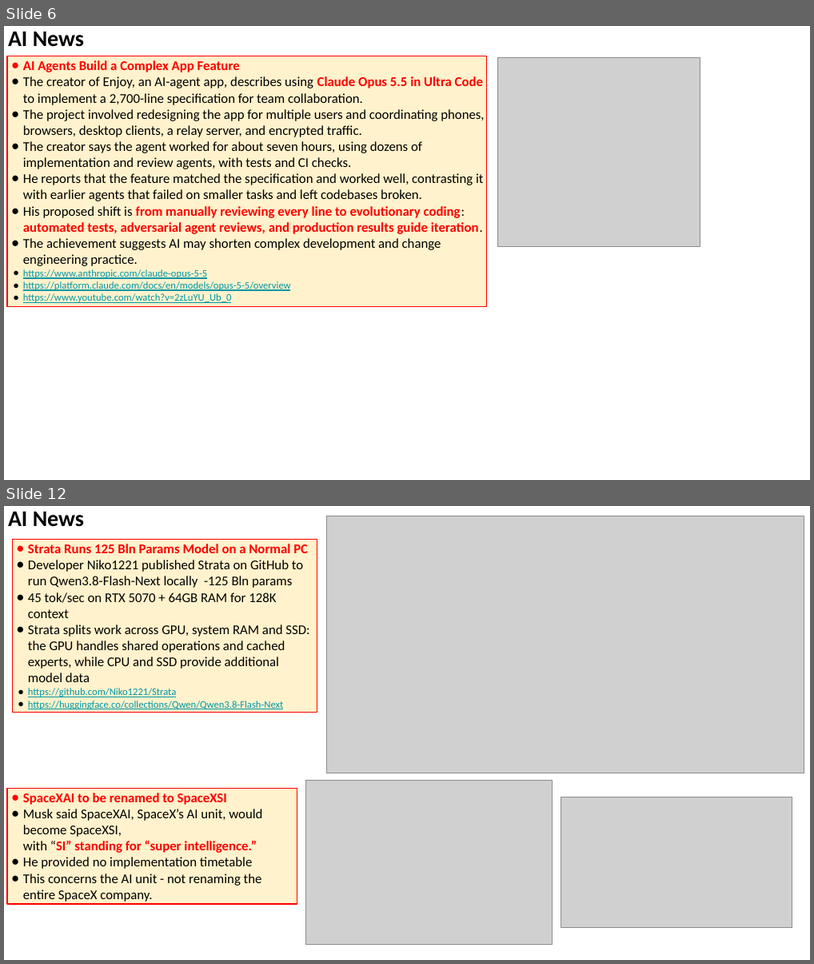
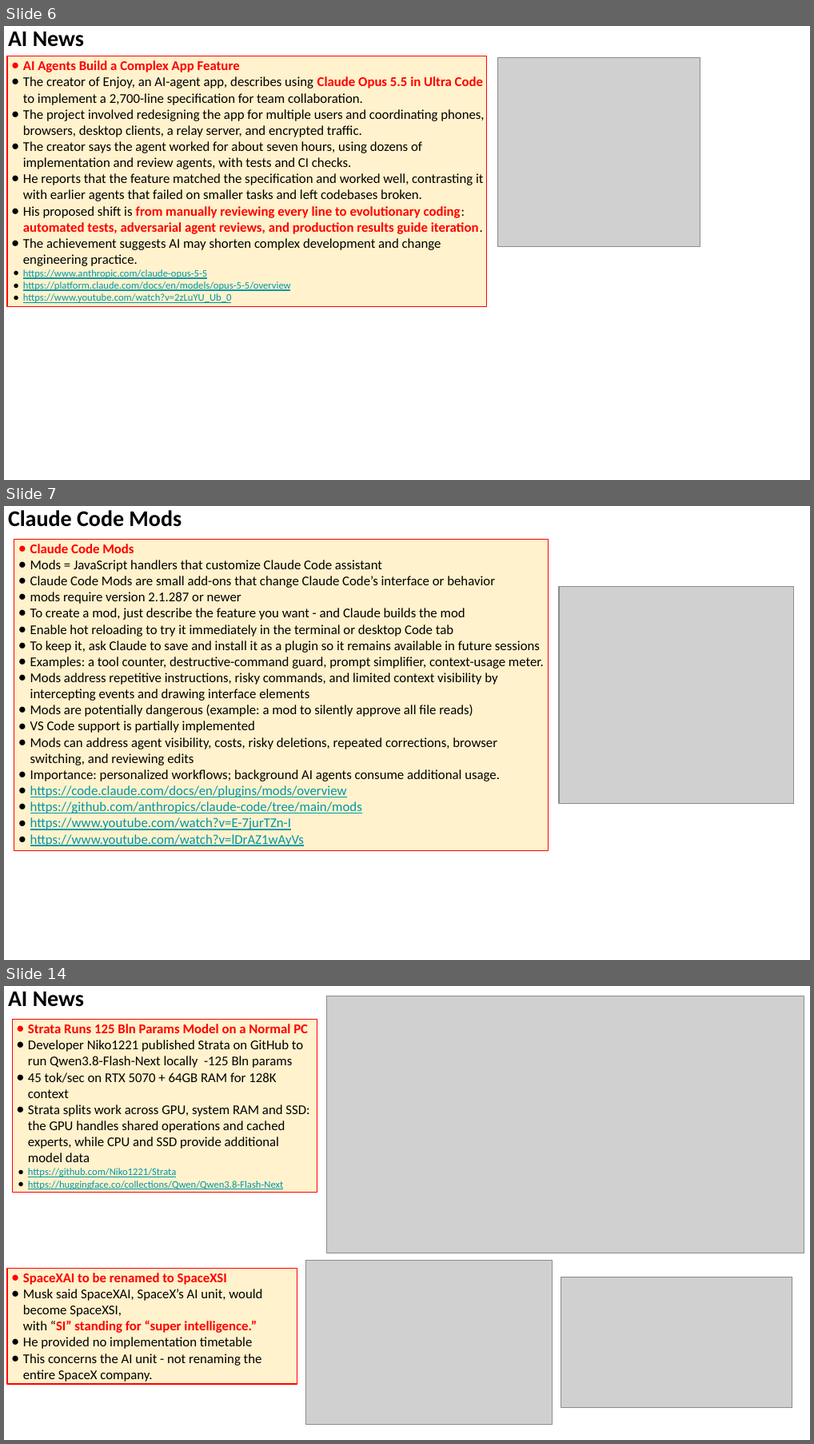
Before and after one commit to lselector/seminar, a slide deck: 2026/2026-10-09-AI-News.pptx. Shown one above the other, each under a label of ours: slides 6 and 12 before the commit, slides 6, 7 and 14 after it; the slides between them are not shown. The pictures are 814x964 and 814x1444 pixels, drawn with LibreOffice and Linux fonts; fonts in the diff are those of the drawing; grey boxes stand for pictures. Boxes give left, top, right and bottom in pixels: in the first picture for what was removed or moved away, otherwise in the second. Text is boxed around its words. In the diff, an @@ line names an element or a change of style, - is before the commit and + after.

```diff
--- a/2026/2026-10-09-AI-News.pptx
+++ b/2026/2026-10-09-AI-News.pptx
@@ slide 7 added at [4, 506, 810, 960], background #FFFFFF @@
@@ text added at [8, 510, 182, 527], 20 pt, text #000000, bold @@
+Claude Code Mods
@@ rectangle added at [14, 539, 548, 850], fill #FFF2CC, outline #FF0000 0.75 pt, 12 pt, text #000000 @@
+● Claude Code Mods
+● Mods = JavaScript handlers that customize Claude Code assistant
+● Claude Code Mods are small add-ons that change Claude Code’s interface or behavior
+● mods require version 2.1.287 or newer
+● To create a mod, just describe the feature you want - and Claude builds the mod
+● Enable hot reloading to try it immediately in the terminal or desktop Code tab
+● To keep it, ask Claude to save and install it as a plugin so it remains available in future sessions
+● Examples: a tool counter, destructive-command guard, prompt simplifier, context-usage meter.
+● Mods address repetitive instructions, risky commands, and limited context visibility by intercepting events and drawing interface elements
+● Mods are potentially dangerous (example: a mod to silently approve all file reads)
+● VS Code support is partially implemented
+● Mods can address agent visibility, costs, risky deletions, repeated corrections, browser switching, and reviewing edits
+● Importance: personalized workflows; background AI agents consume additional usage.
+● https://code.claude.com/docs/en/plugins/mods/overview
+● https://github.com/anthropics/claude-code/tree/main/mods
+● https://www.youtube.com/watch?v=E-7jurTZn-I
+● https://www.youtube.com/watch?v=lDrAZ1wAyVs
@@ picture added at [560, 587, 795, 804] @@
@@ what was slide 12 is now slide 14 @@
```
Also in this commit, not shown: 19 slides changed, 2 other slides added, 5 slides removed.
